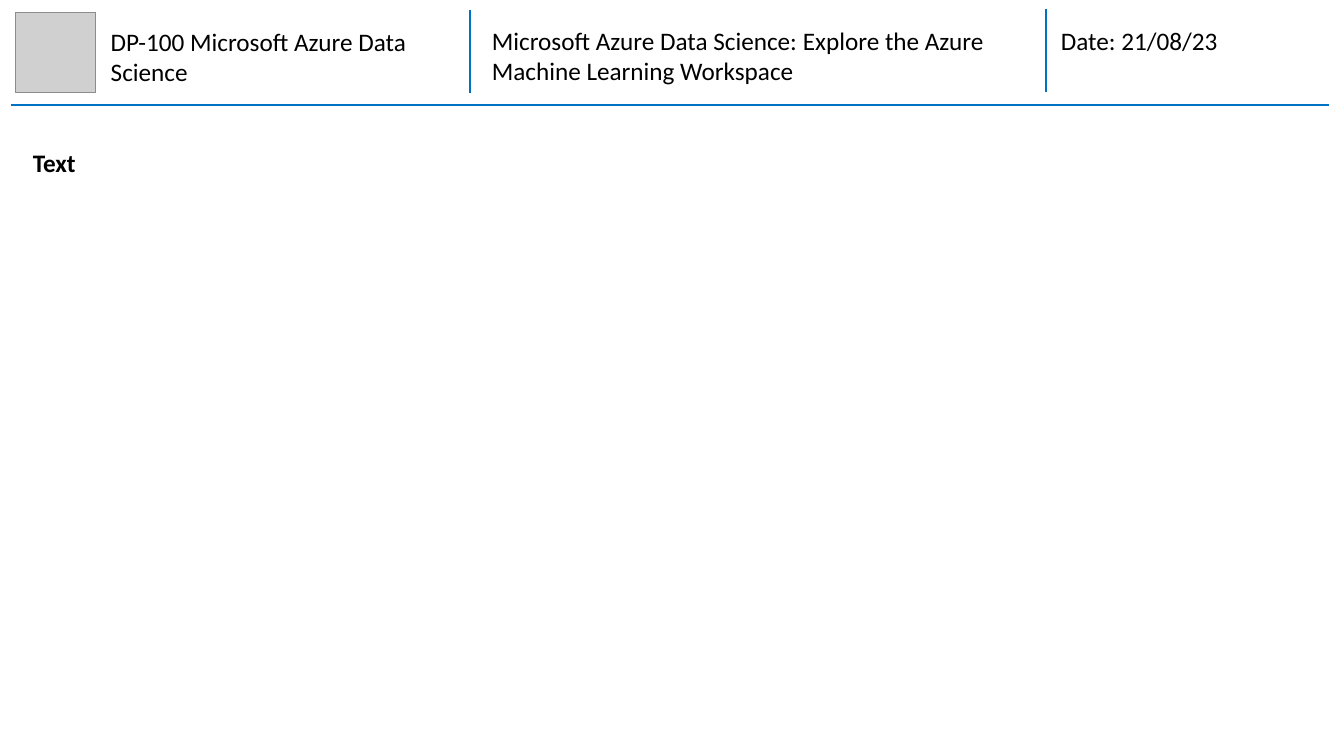
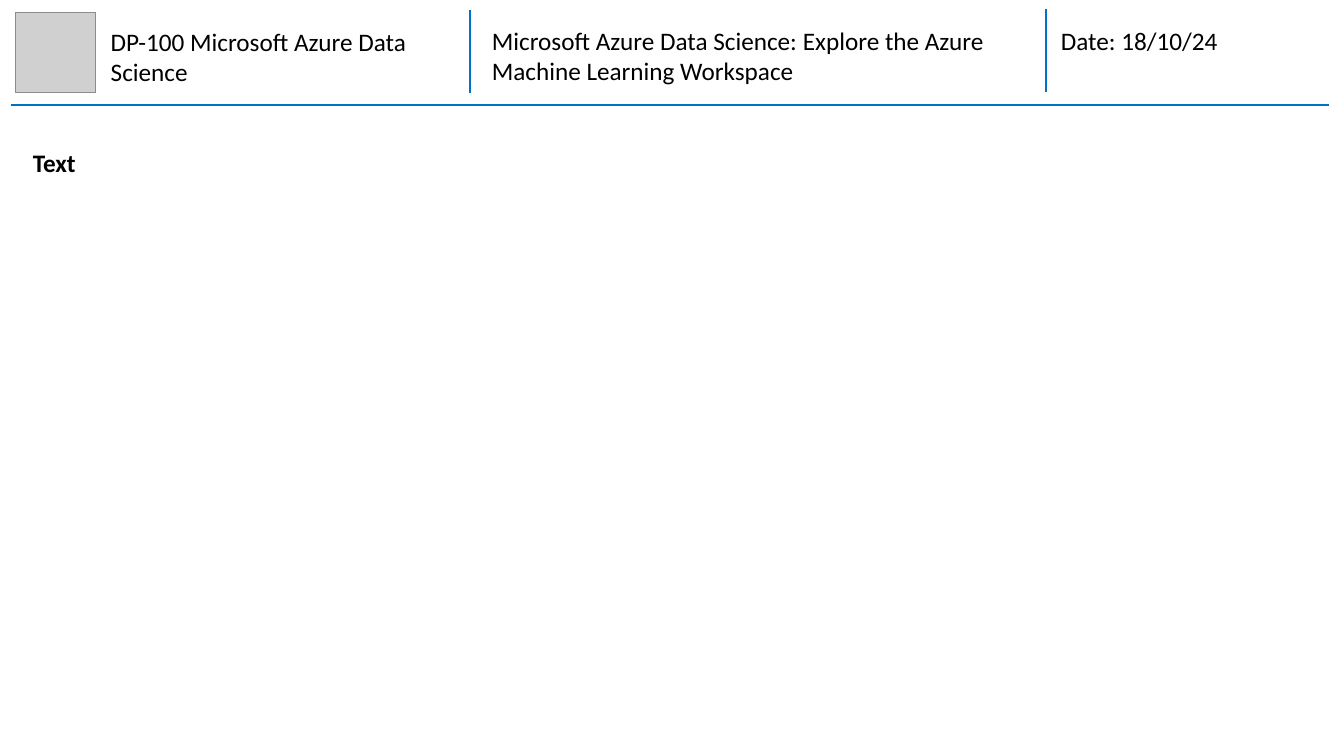
Before and after one commit to mhaythornthwaite/Testing_ML_Algorithms, a slide deck: slide 12 of Azure_DP-100_Data_Science/MJH_DP-100_Azure_DS_Notes.pptx (slide 2 before the commit). Drawn at 1344x756 pixels with LibreOffice and Linux fonts; fonts in the diff are those of the drawing; grey boxes stand for pictures. Boxes give left, top, right and bottom in pixels: in the first picture for what was removed or moved away, otherwise in the second. Text is boxed around its words. In the diff, an @@ line names an element or a change of style, - is before the commit and + after.

```diff
--- a/Azure_DP-100_Data_Science/MJH_DP-100_Azure_DS_Notes.pptx
+++ b/Azure_DP-100_Data_Science/MJH_DP-100_Azure_DS_Notes.pptx
@@ text at box(1061, 32, 1217, 51): text changed @@
-Date: 21/08/23
+Date: 18/10/24
```
Also in this commit, not shown: 11 other slides changed, 8 slides added.
